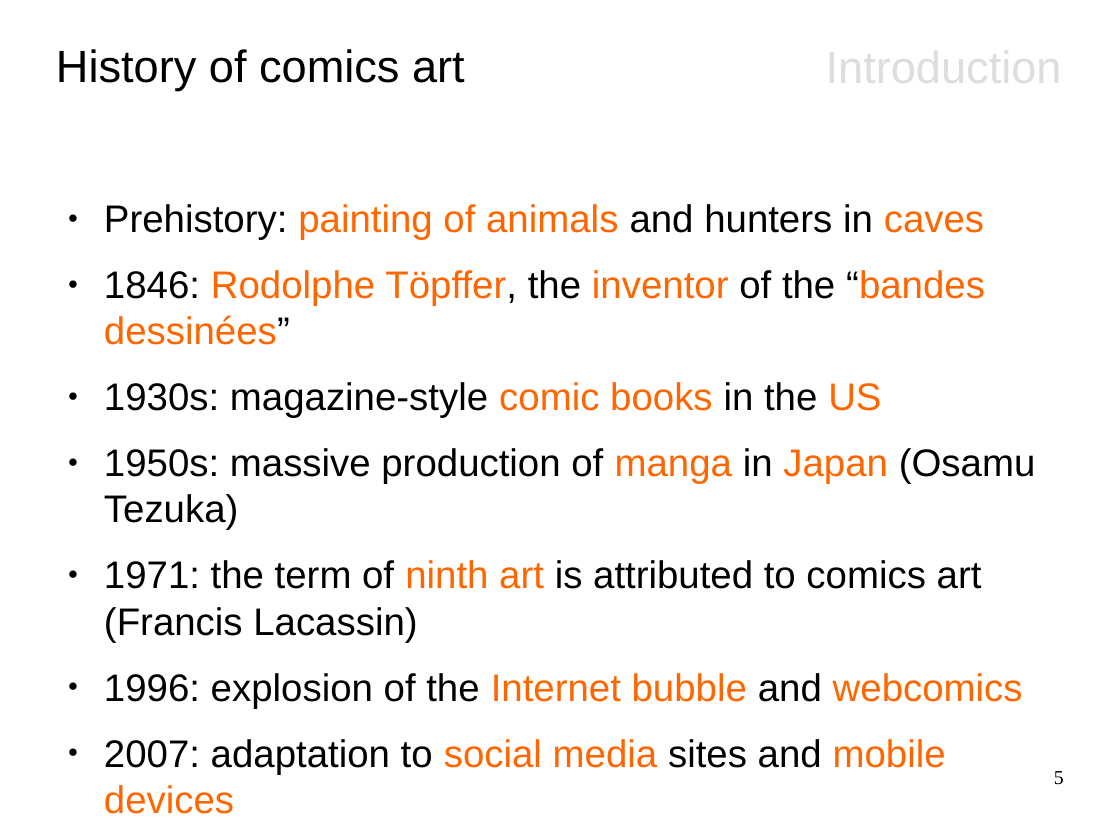
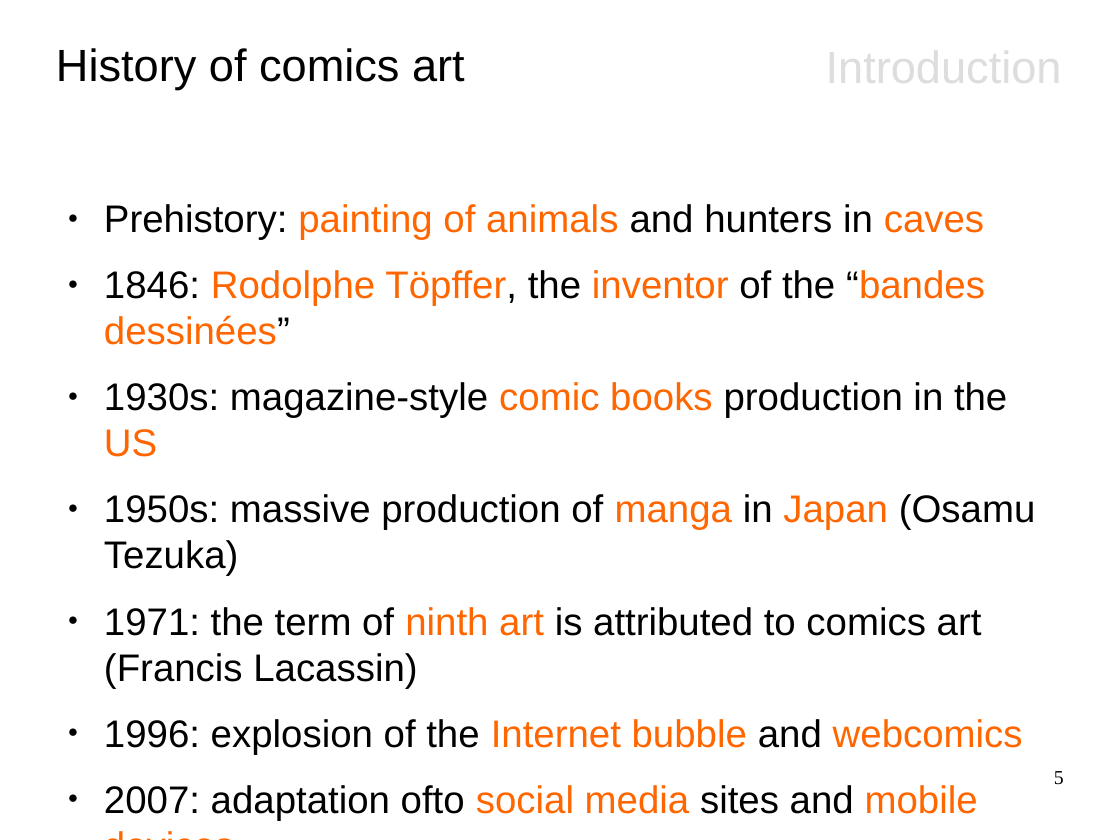
Before and after one commit to crigaud/thesis, a slide deck: slide 5 of presentation/1_context/main.odp. Drawn at 1120x840 pixels with LibreOffice and Linux fonts; fonts in the diff are those of the drawing. Boxes give left, top, right and bottom in pixels: in the first picture for what was removed or moved away, otherwise in the second. Text is boxed around its words. In the diff, an @@ line names an element or a change of style, - is before the commit and + after.

```diff
--- a/presentation/1_context/main.odp
+++ b/presentation/1_context/main.odp
@@ text at [104, 382, 1007, 457]: text changed @@
-● 1930s: magazine-style comic books in the US
+● 1930s: magazine-style comic books production in the US
@@ text at [104, 785, 978, 821]: text changed @@
-● 2007: adaptation to social media sites and mobile devices
+● 2007: adaptation ofto social media sites and mobile devices
```
Also in this commit, not shown: 5 other slides changed, 8 slides added, 5 other files.
